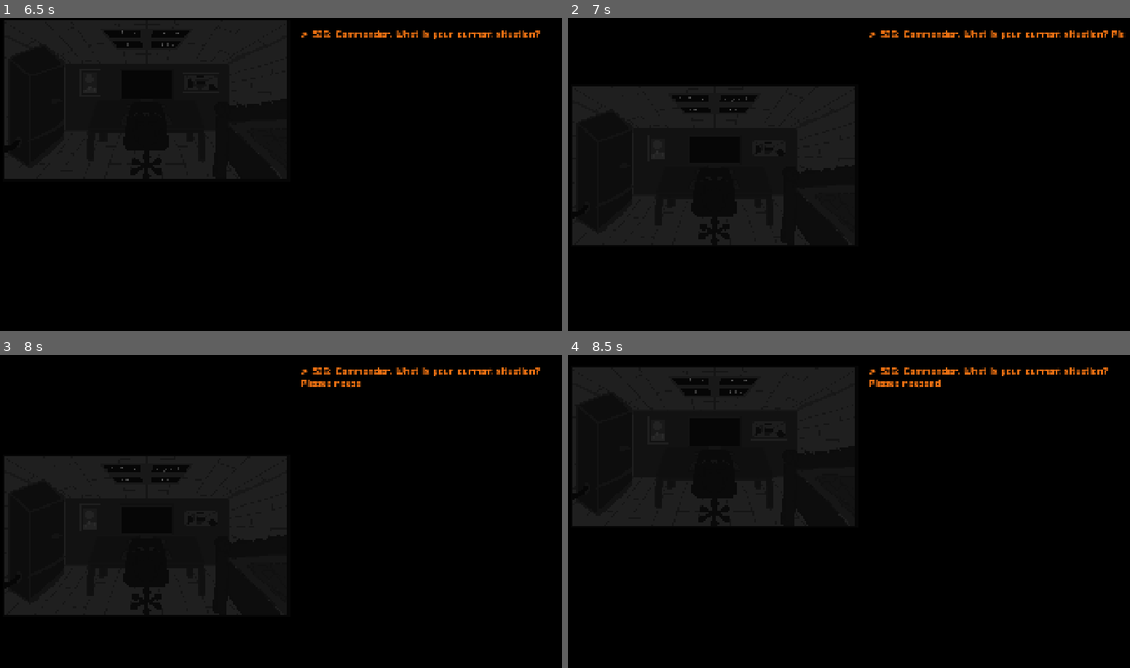
Above: before the commit, frames 1-4 (two rows, left to right).
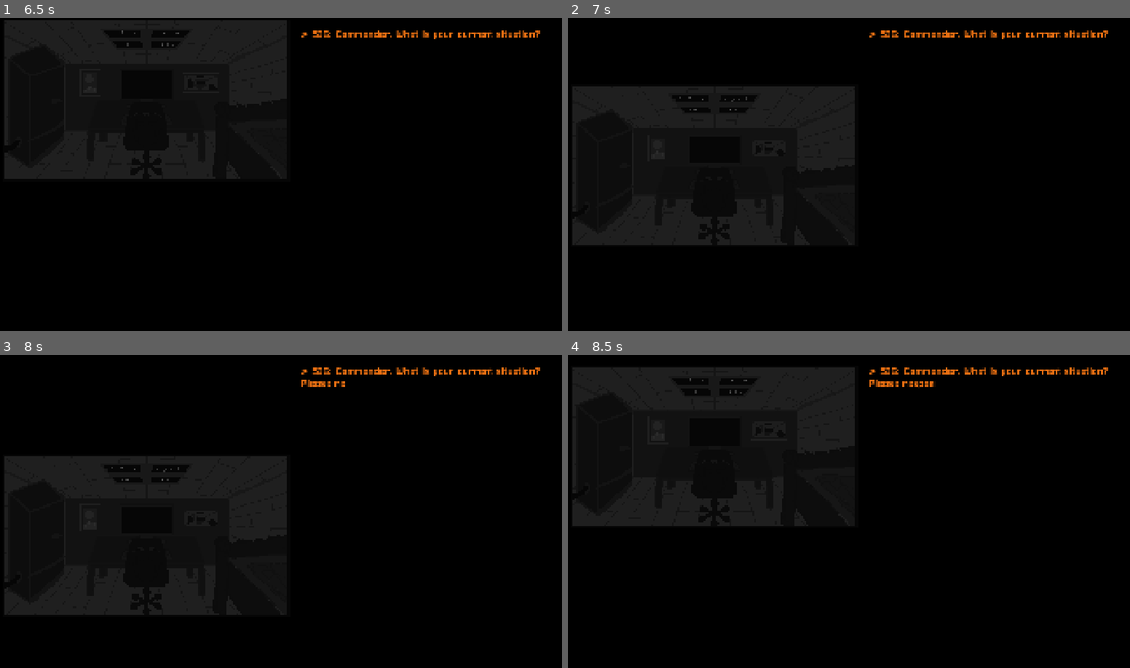
Above: after the commit, the same moments.

Repository: vempr/signals-please
Game: Godot game, scene res://scenes/game_over.tscn
Same seed, same stepped clock (60 frames per second), same inputs: the game is played once before the commit and once after it. This scene is started directly instead of the project's main scene.
Inputs (mouse positions are in pixels of both pictures, inside the frame that each line leads up to):
- Up to frame 1 (6.5 s): tap Enter at 0.5, 2, 4.25 s; move the mouse to (415, 165) at 0.52 s; press the mouse at (415, 165) at 0.53 s; tap Space at 1.25, 2.75, 5.75 s; move the mouse to (168, 199) at 1.27 s; release the mouse at (168, 199) at 1.28 s; right-click (168, 199) at 1.35 s; click (168, 199) at 1.42 s; move the mouse to (342, 108) at 2.02 s; press the mouse at (342, 108) at 2.03 s; move the mouse to (258, 246) at 2.77 s; release the mouse at (258, 246) at 2.78 s; right-click (258, 246) at 2.85 s; click (258, 246) at 2.92 s; move the mouse to (460, 230) at 3.52 s; press the mouse at (460, 230) at 3.53 s; tap Escape (pause) at 4.15 s; move the mouse to (112, 133) at 4.27 s; release the mouse at (112, 133) at 4.28 s; right-click (112, 133) at 4.35 s; click (112, 133) at 4.42 s; move the mouse to (314, 180) at 5.02 s; press the mouse at (314, 180) at 5.03 s; move the mouse to (196, 99) at 5.77 s; release the mouse at (196, 99) at 5.78 s; right-click (196, 99) at 5.85 s; click (196, 99) at 5.92 s
- Up to frame 2 (7 s): move the mouse to (983, 165) at 6.52 s; press the mouse at (983, 165) at 6.53 s
- Up to frame 3 (8 s): move the mouse to (168, 536) at 7.27 s; release the mouse at (168, 536) at 7.28 s; right-click (168, 536) at 7.35 s; click (168, 536) at 7.42 s
- Up to frame 4 (8.5 s): move the mouse to (910, 445) at 8.02 s; press the mouse at (910, 445) at 8.03 s

Frame 1 is identical in both runs. In frame 2, less than 0.1% of the frame differs, in the area x 96-100%, y 3-7%; in frame 3, less than 0.1%, in the area x 61-65%, y 8-11%; in frame 4, less than 0.1%.

Commit message:
game: update game scenes with new visuals; README with game details and credits
TODO: full README

Diff:
--- a/project.godot
+++ b/project.godot
@@ -17,6 +17,7 @@
 config/name="signals-please"
 run/main_scene="uid://dv5o0yn2j6xht"
 config/features=PackedStringArray("4.4", "GL Compatibility")
+boot_splash/image="uid://c7x3teb6do8wg"
 config/icon="res://icon.svg"
 
 [audio]
--- a/scenes/game_over.tscn
+++ b/scenes/game_over.tscn
@@ -1,9 +1,11 @@
-[gd_scene load_steps=7 format=3 uid="uid://cbo35qxd8ev0v"]
+[gd_scene load_steps=9 format=3 uid="uid://cbo35qxd8ev0v"]
 
 [ext_resource type="Script" uid="uid://7s6bo0xiah3v" path="res://scripts/game_over.gd" id="1_xeevv"]
 [ext_resource type="FontFile" uid="uid://cbi6qc2w2chwv" path="res://assets/fonts/Pixellari.ttf" id="2_wqhvx"]
 [ext_resource type="Texture2D" uid="uid://c0hlw0e2d107l" path="res://assets/images/bg.png" id="3_tbwuq"]
 [ext_resource type="StyleBox" uid="uid://bc8oxxejsrbsp" path="res://styles/normal_button.tres" id="4_racf3"]
+[ext_resource type="AudioStream" uid="uid://655nyyt74vom" path="res://assets/sfx/talk/sig.wav" id="5_wawo4"]
+[ext_resource type="FontFile" uid="uid://bar55wglxrc3e" path="res://assets/fonts/Pixeled.ttf" id="7_irg28"]
 [ext_resource type="AudioStream" uid="uid://dsg1o642u2taq" path="res://assets/sfx/talk/invalid_input.wav" id="8_uq3qu"]
 [ext_resource type="AudioStream" uid="uid://bned1vswcsy3n" path="res://assets/sfx/talk/valid_input.wav" id="9_0p6qk"]
 
@@ -168,5 +170,38 @@
 stream = ExtResource("9_0p6qk")
 volume_db = -25.0
 
+[node name="Sig" type="AudioStreamPlayer" parent="SFX"]
+unique_name_in_owner = true
+stream = ExtResource("5_wawo4")
+volume_db = -35.0
+
+[node name="FinalState" type="Label" parent="."]
+unique_name_in_owner = true
+visible = false
+z_index = -9
+offset_left = 121.0
+offset_top = 855.0
+offset_right = 896.0
+offset_bottom = 988.0
+theme_override_colors/font_color = Color(0.316157, 2.82768e-07, 3.60981e-08, 1)
+theme_override_fonts/font = ExtResource("2_wqhvx")
+theme_override_font_sizes/font_size = 30
+text = "ENDING: PLAYER LOST ON DAY 1 WITH 99% HUNGER AND 20% REPUTATION. THERE WERE 1.0 DAYS OF RATION AND 14 PEOPLE REMAINING.
+"
+horizontal_alignment = 2
+autowrap_mode = 2
+
+[node name="Title" type="Label" parent="."]
+unique_name_in_owner = true
+z_index = -9
+offset_left = 79.0
+offset_top = 19.0
+offset_right = 897.0
+offset_bottom = 205.0
+theme_override_colors/font_color = Color(0.317647, 0, 0, 1)
+theme_override_fonts/font = ExtResource("7_irg28")
+theme_override_font_sizes/font_size = 66
+text = "Signals, Please!"
+
 [connection signal="pressed" from="Buttons/ReplayButton" to="." method="_on_replay_button_pressed"]
 [connection signal="pressed" from="Buttons/MainMenuButton" to="." method="_on_main_menu_button_pressed"]
--- a/scenes/game_win.tscn
+++ b/scenes/game_win.tscn
@@ -6,6 +6,8 @@
 [ext_resource type="StyleBox" uid="uid://bc8oxxejsrbsp" path="res://styles/normal_button.tres" id="4_lynnb"]
 [ext_resource type="AudioStream" uid="uid://dsg1o642u2taq" path="res://assets/sfx/talk/invalid_input.wav" id="5_mtd57"]
 [ext_resource type="AudioStream" uid="uid://bned1vswcsy3n" path="res://assets/sfx/talk/valid_input.wav" id="6_lynnb"]
+[ext_resource type="AudioStream" uid="uid://655nyyt74vom" path="res://assets/sfx/talk/sig.wav" id="7_3tf7q"]
+[ext_resource type="FontFile" uid="uid://bar55wglxrc3e" path="res://assets/fonts/Pixeled.ttf" id="7_lynnb"]
 
 [node name="GameWin" type="Node2D"]
 script = ExtResource("1_7ej5r")
@@ -120,5 +122,39 @@
 stream = ExtResource("6_lynnb")
 volume_db = -25.0
 
+[node name="Sig" type="AudioStreamPlayer" parent="SFX"]
+unique_name_in_owner = true
+stream = ExtResource("7_3tf7q")
+volume_db = -35.0
+
+[node name="FinalState" type="Label" parent="."]
+unique_name_in_owner = true
+visible = false
+z_index = -9
+offset_left = 121.0
+offset_top = 855.0
+offset_right = 896.0
+offset_bottom = 988.0
+theme_override_colors/font_color = Color(0.1333, 0.43, 0.17286, 1)
+theme_override_fonts/font = ExtResource("2_oueg3")
+theme_override_font_sizes/font_size = 30
+text = "ENDING: PLAYER LOST ON DAY 1 WITH 99% HUNGER AND 20% REPUTATION. THERE WERE 1.0 DAYS OF RATION AND 14 PEOPLE REMAINING.
+"
+horizontal_alignment = 2
+autowrap_mode = 2
+
+[node name="Title" type="Label" parent="."]
+unique_name_in_owner = true
+visible = false
+z_index = -9
+offset_left = 79.0
+offset_top = 19.0
+offset_right = 897.0
+offset_bottom = 205.0
+theme_override_colors/font_color = Color(0.133333, 0.431373, 0.172549, 1)
+theme_override_fonts/font = ExtResource("7_lynnb")
+theme_override_font_sizes/font_size = 66
+text = "Signals, Please!"
+
 [connection signal="pressed" from="Buttons/ReplayButton" to="." method="_on_replay_button_pressed"]
 [connection signal="pressed" from="Buttons/MainMenuButton" to="." method="_on_main_menu_button_pressed"]
--- a/scenes/main_menu.tscn
+++ b/scenes/main_menu.tscn
@@ -45,14 +45,14 @@
 
 [node name="Description2" type="Label" parent="."]
 z_index = -2
-offset_left = 963.0
-offset_top = 964.0
-offset_right = 2149.0
-offset_bottom = 2578.0
+offset_left = 996.0
+offset_top = 953.0
+offset_right = 2182.0
+offset_bottom = 2567.0
 theme_override_colors/font_color = Color(1, 1, 1, 0.156863)
 theme_override_fonts/font = ExtResource("4_wu84c")
-theme_override_font_sizes/font_size = 103
-text = "(Tip: you can pause)"
+theme_override_font_sizes/font_size = 92
+text = "(TIP: You can pause.)"
 autowrap_mode = 2
 
 [node name="PlayButton" type="Button" parent="."]
--- a/scripts/game_over.gd
+++ b/scripts/game_over.gd
@@ -10,18 +10,32 @@
 
 
 func _ready() -> void:
+	%Title.modulate.a = 0.0
+	%Title.visible = true
+	%FinalState.modulate.a = 0.0
+	%FinalState.visible = true
+
+	var ending_text := "< ENDING: PLAYER LOST ON DAY " + str(GAME_STATE.day)
+	ending_text += " WITH " + str(GAME_STATE.player.hunger) + "% HUNGER"
+	ending_text += " AND " + str(GAME_STATE.player.reputation) + "% REPUTATION."
+	ending_text += " THERE WERE " + str(GAME_STATE.ration_remaining) + " DAYS OF RATION"
+	ending_text += " AND " + str(GAME_STATE.people_remaining) + " PEOPLE REMAINING. >"
+	%FinalState.text = ending_text
+
 	DEBUG = false
 	if DEBUG:
 		GAME_STATE.lost_to = GAME_STATE.DEATH_REASON.JUMPED
 
 	label.text = ""
 	for letter in sig_text:
+		%Sig.stop()
+		%Sig.play()
 		label.text += letter
 
 		if letter == ".":
 			timer.start(1.0)
-		elif [",", "-", ";"].find(letter) > -1:
-			timer.start(0.2)
+		elif [",", "-", ";", "?"].find(letter) > -1:
+			timer.start(0.4)
 		else:
 			timer.start(0.1)
 		await timer.timeout
@@ -54,7 +68,9 @@
 	var button_tween = create_tween()
 	%Buttons.modulate.a = 0.0
 	%Buttons.visible = true
-	button_tween.tween_property(%Buttons, "modulate:a", 1.0, 2.0)
+	button_tween.parallel().tween_property(%Buttons, "modulate:a", 1.0, 2.0)
+	button_tween.parallel().tween_property(%FinalState, "modulate:a", 1.0, 2.0)
+	button_tween.parallel().tween_property(%Title, "modulate:a", 1.0, 2.0)
 
 	GAME_STATE.reset()
 
--- a/scripts/game_win.gd
+++ b/scripts/game_win.gd
@@ -11,15 +11,28 @@
 func _ready() -> void:
 	%Message.modulate.a = 0.0
 	%Message.visible = true
+	%FinalState.modulate.a = 0.0
+	%FinalState.visible = true
+	%Title.modulate.a = 0.0
+	%Title.visible = true
+
+	var ending_text := "< ENDING: PLAYER WON ON DAY " + str(GAME_STATE.day)
+	ending_text += " WITH " + str(GAME_STATE.player.hunger) + "% HUNGER"
+	ending_text += " AND " + str(GAME_STATE.player.reputation) + "% REPUTATION."
+	ending_text += " THERE WERE " + str(GAME_STATE.ration_remaining) + " DAYS OF RATION"
+	ending_text += " AND " + str(GAME_STATE.people_remaining) + " PEOPLE REMAINING. >"
+	%FinalState.text = ending_text
 
 	label.text = ""
 	for letter in sig_text:
+		%Sig.stop()
+		%Sig.play()
 		label.text += letter
 
 		if letter == ".":
 			timer.start(1.0)
-		elif [",", "-", ";"].find(letter) > -1:
-			timer.start(0.2)
+		elif [",", "-", ";", "?"].find(letter) > -1:
+			timer.start(0.4)
 		else:
 			timer.start(0.1)
 		await timer.timeout
@@ -34,7 +47,9 @@
 	var button_tween = create_tween()
 	%Buttons.modulate.a = 0.0
 	%Buttons.visible = true
-	button_tween.tween_property(%Buttons, "modulate:a", 1.0, 2.0)
+	button_tween.parallel().tween_property(%Buttons, "modulate:a", 1.0, 2.0)
+	button_tween.parallel().tween_property(%FinalState, "modulate:a", 1.0, 2.0)
+	button_tween.parallel().tween_property(%Title, "modulate:a", 1.0, 2.0)
 
 	GAME_STATE.reset()
 
--- a/scripts/state.gd
+++ b/scripts/state.gd
@@ -6,7 +6,7 @@
 # ((called JUMPED cuz I couldn't think of a better name xd))
 enum DEATH_REASON { HUNGER, REPUTATION, ISOLATION, JUMPED }
 
-var INITIAL_HUNGER := 99 # randi_range(1, 10) + 20
+var INITIAL_HUNGER := randi_range(1, 10) + 20
 var INITIAL_REPUTATION := randi_range(1, 10) + 40
 var INITIAL_RATION_REMAINING: float = snapped(randi_range(5, 6) + randf(), 0.1)
 const INITIAL_PEOPLE_REMAINING := 15
Not shown, added: export_presets.cfg
Binary file added: readme/week-7-1.jpg
Not shown, added: readme/week-7-1.jpg.import
Binary file added: readme/week-7-2.jpg
Not shown, added: readme/week-7-2.jpg.import
Binary file added: readme/week-7-3.jpg
Not shown, added: readme/week-7-3.jpg.import
Binary file added: readme/week-7-4.jpg
Not shown, added: readme/week-7-4.jpg.import
Not shown: 1 places in scenes/game_win.tscn that only renumber resources
Binary file added: sprite.png
Not shown, added: sprite.png.import
(and 2 more such lines)
